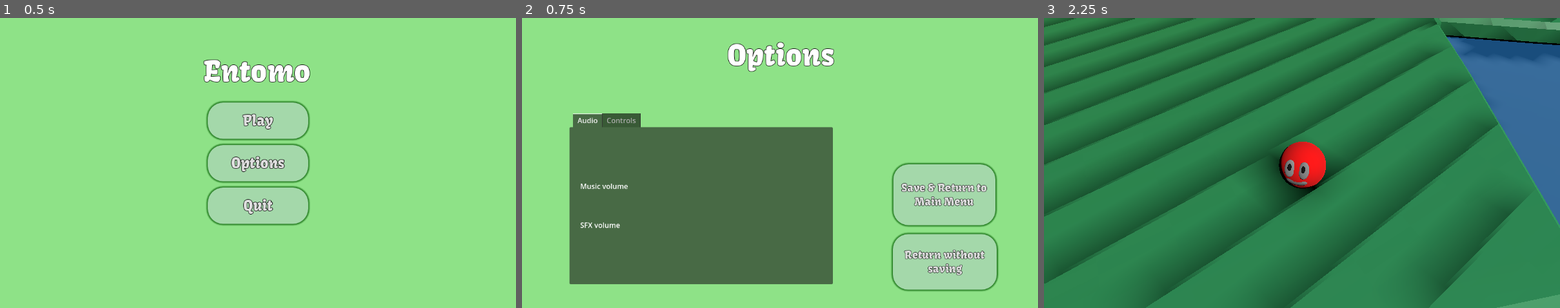
Above: before the commit, frames 1-3 (left to right).
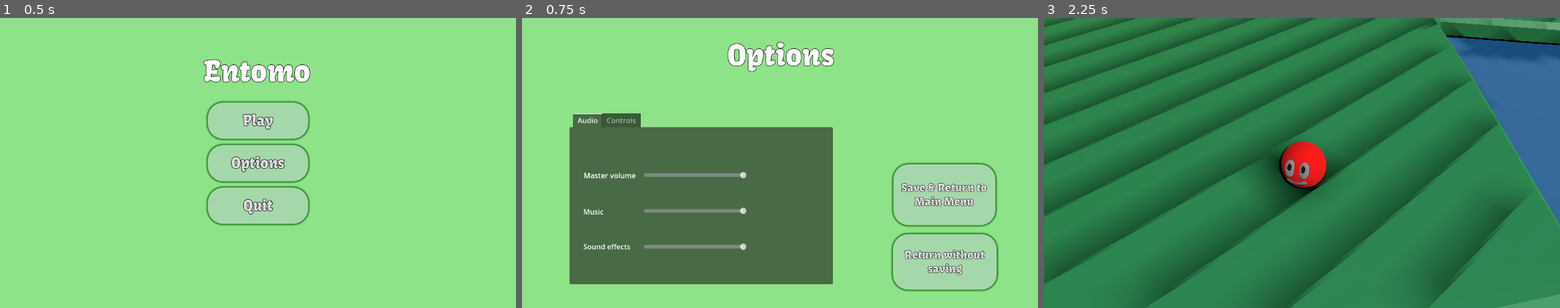
Above: after the commit, the same moments.

Repository: melonboyo/entomo
Game: Godot game, scene res://Scenes/Menus/MainMenu/MainMenu.tscn
The game is run twice, just before and just after one commit, with the same random seed, the same clock (stepped at 60 frames per second) and the same inputs.
Inputs:
- Up to frame 1 (0.5 s): no input
- Up to frame 2 (0.75 s): click "Options" at 0.5 s
- Up to frame 3 (2.25 s): click "Save & Return to Main Menu" at 1.25 s; click "Play" at 2 s

Frame 1 is identical in both runs. In frame 2, 1.2% of the frame differs, in the area x 11-44%, y 53-80%; in frame 3, nothing differs.

Commit message:
audio sliders functionality set up

Diff:
--- a/AudioManager/SoundEffect.tscn
+++ b/AudioManager/SoundEffect.tscn
@@ -4,6 +4,7 @@
 
 [node name="SoundEffect" type="AudioStreamPlayer"]
 autoplay = true
+bus = &"Effects"
 script = ExtResource("1_jpl3o")
 
 [connection signal="finished" from="." to="." method="_on_finished"]
--- a/Scenes/Menus/OptionsMenu/OptionsMenu.tscn
+++ b/Scenes/Menus/OptionsMenu/OptionsMenu.tscn
@@ -63,25 +63,60 @@
 anchors_preset = 15
 anchor_right = 1.0
 anchor_bottom = 1.0
+offset_left = 142.0
+offset_top = 74.0
+offset_right = -168.0
+offset_bottom = -52.0
 grow_horizontal = 2
 grow_vertical = 2
 theme_override_constants/margin_left = 24
-theme_override_constants/margin_top = 24
 theme_override_constants/margin_right = 24
 theme_override_constants/margin_bottom = 24
 
-[node name="VBoxContainer" type="VBoxContainer" parent="TabContainer/Audio/MarginContainer"]
-layout_mode = 2
+[node name="Sliders" type="VBoxContainer" parent="TabContainer/Audio/MarginContainer"]
+layout_mode = 2
+size_flags_vertical = 8
 theme_override_constants/separation = 64
 alignment = 1
 
-[node name="Label" type="Label" parent="TabContainer/Audio/MarginContainer/VBoxContainer"]
-layout_mode = 2
-text = "Music volume"
-
-[node name="Label2" type="Label" parent="TabContainer/Audio/MarginContainer/VBoxContainer"]
-layout_mode = 2
-text = "SFX volume"
+[node name="MasterSlider" type="HSlider" parent="TabContainer/Audio/MarginContainer/Sliders"]
+layout_mode = 2
+max_value = 1.0
+step = 0.01
+
+[node name="MusicSlider" type="HSlider" parent="TabContainer/Audio/MarginContainer/Sliders"]
+layout_mode = 2
+max_value = 1.0
+step = 0.01
+
+[node name="SFXSlider" type="HSlider" parent="TabContainer/Audio/MarginContainer/Sliders"]
+layout_mode = 2
+max_value = 1.0
+step = 0.01
+
+[node name="MasterVLabel" type="Label" parent="TabContainer/Audio"]
+layout_mode = 0
+offset_left = 32.0
+offset_top = 96.0
+offset_right = 148.0
+offset_bottom = 119.0
+text = "Master volume"
+
+[node name="MusicVLabel" type="Label" parent="TabContainer/Audio"]
+layout_mode = 0
+offset_left = 31.0
+offset_top = 177.0
+offset_right = 147.0
+offset_bottom = 200.0
+text = "Music"
+
+[node name="SFXVLabel" type="Label" parent="TabContainer/Audio"]
+layout_mode = 0
+offset_left = 31.0
+offset_top = 255.0
+offset_right = 147.0
+offset_bottom = 278.0
+text = "Sound effects"
 
 [node name="Controls" type="TabBar" parent="TabContainer"]
 visible = false
@@ -173,6 +208,11 @@
 text = "Return without saving"
 autowrap_mode = 3
 
+[connection signal="value_changed" from="TabContainer/Audio/MarginContainer/Sliders/MasterSlider" to="TabContainer/Audio" method="_on_master_slider_value_changed"]
+[connection signal="value_changed" from="TabContainer/Audio/MarginContainer/Sliders/MusicSlider" to="TabContainer/Audio" method="_on_music_slider_value_changed"]
+[connection signal="value_changed" from="TabContainer/Audio/MarginContainer/Sliders/SFXSlider" to="TabContainer/Audio" method="_on_sfx_slider_value_changed"]
 [connection signal="pressed" from="TabContainer/Controls/ResetButton" to="TabContainer/Controls" method="_on_reset_button_pressed"]
+[connection signal="pressed" from="SaveReturn" to="TabContainer/Audio" method="_on_save_return_pressed"]
 [connection signal="pressed" from="SaveReturn" to="TabContainer/Controls" method="_on_save_return_pressed"]
+[connection signal="pressed" from="ReturnNoSave" to="TabContainer/Audio" method="_on_return_no_save_pressed"]
 [connection signal="pressed" from="ReturnNoSave" to="TabContainer/Controls" method="_on_return_no_save_pressed"]
--- a/Scenes/Menus/OptionsMenu/audio.gd
+++ b/Scenes/Menus/OptionsMenu/audio.gd
@@ -1,11 +1,53 @@
 extends TabBar
+
+@onready var audio_manager = get_node("/root/AudioManager")
+@onready var master_slider = $MarginContainer/Sliders/MasterSlider
+@onready var music_slider = $MarginContainer/Sliders/MusicSlider
+@onready var sfx_slider = $MarginContainer/Sliders/SFXSlider
+@onready var save_button = $"../../SaveReturn"
+@onready var return_nosave = $"../../ReturnNoSave"
+
+var pending_changes = {}
 
 
 # Called when the node enters the scene tree for the first time.
-func _ready() -> void:
-	pass # Replace with function body.
+func _ready():
+	master_slider.value = ConfigFileHandler.load_audio_setting("master_volume",1.0)
+	music_slider.value = ConfigFileHandler.load_audio_setting("music_volume",1.0)
+	sfx_slider.value = ConfigFileHandler.load_audio_setting("sfx_volume",1.0)
+	save_button.connect("pressed", Callable(self, "on_save_return_pressed"))
+
+
+	master_slider.connect("value_changed", Callable(self, "on_master_slider_value_changed"))
+	music_slider.connect("value_changed", Callable(self, "on_music_slider_value_changed"))
+	sfx_slider.connect("value_changed", Callable(self, "on_sfx_slider_value_changed"))
+
+func _on_master_slider_value_changed(value: float):
+	audio_manager.set_global_volume("Master", value)
+	pending_changes["master_volume"] = value
+
+func _on_music_slider_value_changed(value: float):
+	audio_manager.set_global_volume("Music", value)
+	pending_changes["music_volume"] = value
+
+func _on_sfx_slider_value_changed(value: float):
+	audio_manager.set_global_volume("Effects", value)
+	pending_changes["sfx_volume"] = value
+
 
 
 # Called every frame. 'delta' is the elapsed time since the previous frame.
 func _process(delta: float) -> void:
 	pass
+
+
+func _on_save_return_pressed() -> void:
+	for key in pending_changes.keys():
+		ConfigFileHandler.save_audio_setting(key, pending_changes[key])
+	pending_changes.clear()
+	print("Audio settings saved!")
+
+
+func _on_return_no_save_pressed() -> void:
+	pending_changes.clear()
+	print("Audio settings not saved!")
--- /dev/null
+++ b/Scenes/Menus/OptionsMenu/master_slider.gd
@@ -0,0 +1,8 @@
+extends HSlider
+
+@export var bus_name: String
+
+var bus_index: int
+
+func _ready() -> void:
+	pass
--- a/Scripts/config_file_handler.gd
+++ b/Scripts/config_file_handler.gd
@@ -28,10 +28,10 @@
 	newConfig.set_value("audio", key, value)
 	newConfig.save(SETTINGS_FILE_PATH)
 
-func load_audio_setting(key: String, value):
-	for audio_key in newConfig.get_section_keys("audio"):
-		audio_settings[key] = newConfig.get_value("audio", audio_key)
-	return audio_settings
+func load_audio_setting(key: String, default_value: float = 1.0) -> float:
+	if newConfig.load(SETTINGS_FILE_PATH) == OK:
+		return newConfig.get_value("audio", key, default_value)
+	return default_value
 
 func save_keybinding(action: StringName, event: InputEvent):
 	var event_str
